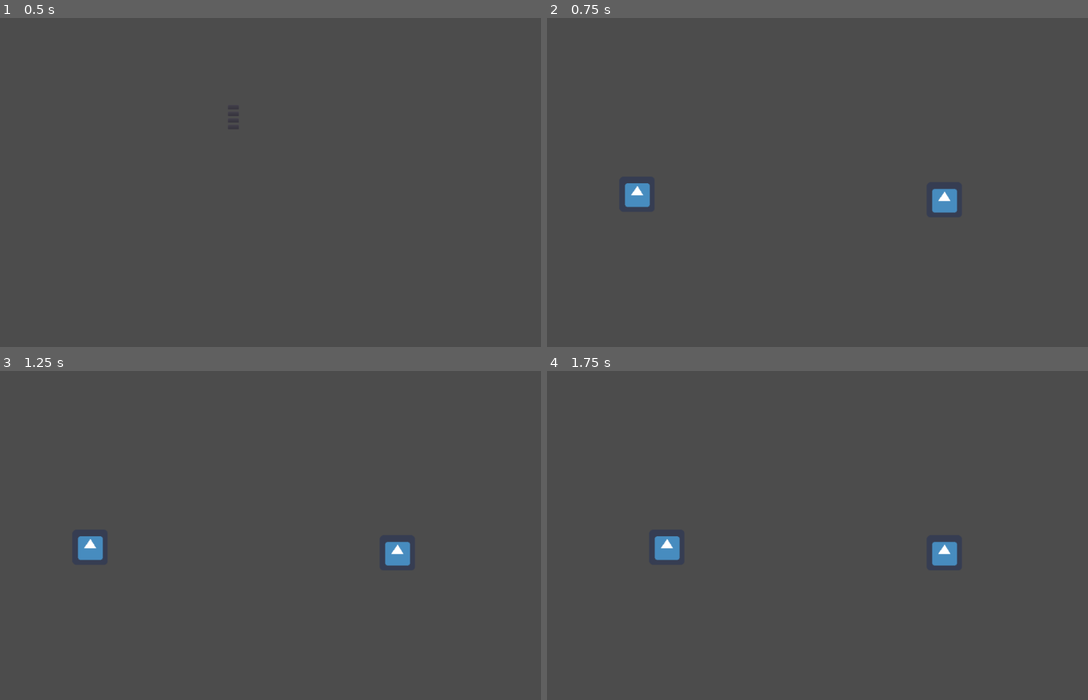
Above: before the commit, frames 1-4 (two rows, left to right).
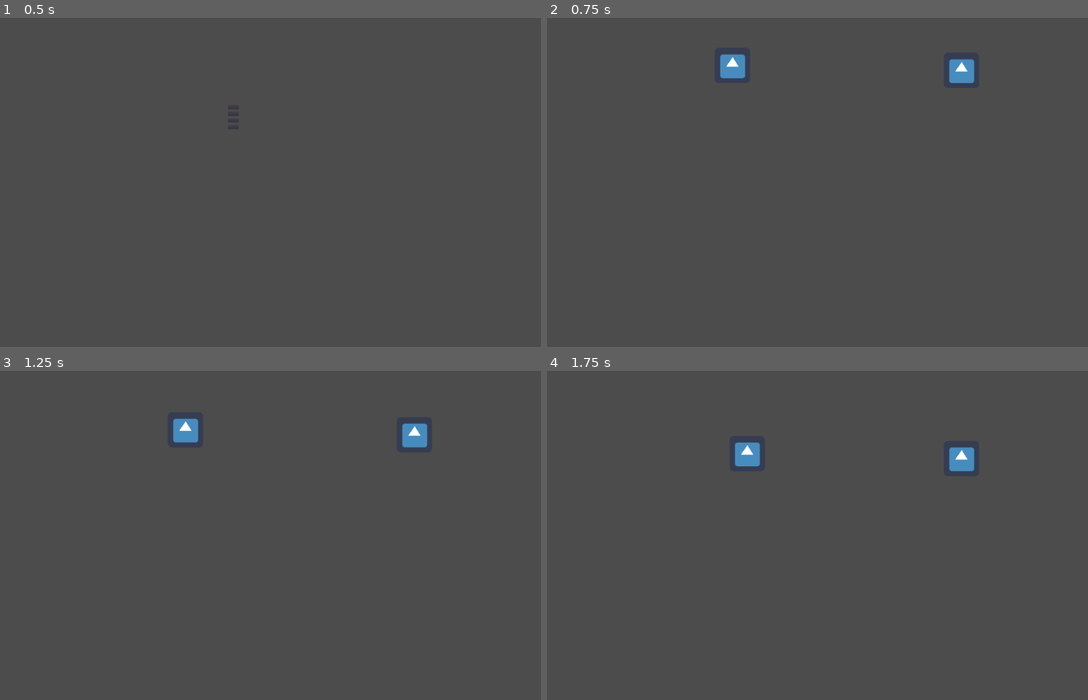
Above: after the commit, the same moments.

Repository: DandyGames/LudumDare48
Game: Godot game, scene res://Scenes/Menu/MainMenu.tscn
Same seed, same stepped clock (60 frames per second), same inputs: the game is played once before the commit and once after it. The engine's default icon, where the game draws it, is replaced by a stand-in: a white triangle on a blue panel in a dark square.
Inputs:
- Up to frame 1 (0.5 s): no input
- Up to frame 2 (0.75 s): click "Start" at 0.5 s
- Up to frame 3 (1.25 s): no input
- Up to frame 4 (1.75 s): hold D (p0_right) from 1.28 s (still down)

Frame 1 is identical in both runs. In frame 2, 1.4% of the frame differs, in the area x 14-79%, y 10-60%; in frame 3, 1.4%, in the area x 14-79%, y 14-60%; in frame 4, 1.4%.

Commit message:
Player movement refactoring

Diff:
--- /dev/null
+++ b/Scenes/Game/Level0.tscn
@@ -0,0 +1,87 @@
+[gd_scene load_steps=9 format=2]
+
+[ext_resource path="res://Scenes/Game/PauseMenu.tscn" type="PackedScene" id=1]
+[ext_resource path="res://Scenes/UI/Label.tscn" type="PackedScene" id=2]
+[ext_resource path="res://Sounds/Music/livello 1.ogg" type="AudioStream" id=3]
+[ext_resource path="res://Scenes/Game/Player.tscn" type="PackedScene" id=4]
+[ext_resource path="res://Scripts/Game.gd" type="Script" id=5]
+[ext_resource path="res://Scenes/UI/F_MediumFont.tres" type="DynamicFont" id=6]
+
+[sub_resource type="GDScript" id=1]
+script/source = "extends GridContainer
+func _ready():
+	self.set_position(Vector2(self.rect_size.x/-2, self.rect_size.y/-2))
+"
+
+[sub_resource type="RectangleShape2D" id=2]
+extents = Vector2( 10, 6.03308 )
+
+[node name="Game" type="Control"]
+anchor_right = 1.0
+anchor_bottom = 1.0
+rect_clip_content = true
+script = ExtResource( 5 )
+__meta__ = {
+"_edit_use_anchors_": false
+}
+PauseMenu = ExtResource( 1 )
+PlayerBaseSpeed = 300
+LevelBGM = ExtResource( 3 )
+
+[node name="Interface" type="GridContainer" parent="."]
+anchor_left = 0.5
+anchor_top = 0.5
+anchor_right = 0.5
+anchor_bottom = 0.5
+margin_left = -512.0
+margin_top = -300.0
+margin_right = -171.0
+margin_bottom = -108.0
+script = SubResource( 1 )
+__meta__ = {
+"_edit_use_anchors_": false
+}
+
+[node name="Label" parent="Interface" instance=ExtResource( 2 )]
+margin_right = 341.0
+margin_bottom = 192.0
+text = "Player 1: WASD
+Player 2: Arrows
+Pause Menu: Esc"
+customfont = ExtResource( 6 )
+
+[node name="Player0" parent="." instance=ExtResource( 4 )]
+position = Vector2( 336.026, 84.8724 )
+
+[node name="Player1" parent="." instance=ExtResource( 4 )]
+position = Vector2( 751.096, 93.7039 )
+IsPlayer0 = false
+
+[node name="BGM" type="AudioStreamPlayer" parent="."]
+stream = ExtResource( 3 )
+volume_db = -20.0
+
+[node name="Sprite" type="StaticBody2D" parent="."]
+position = Vector2( 470.962, 508.966 )
+
+[node name="CollisionShape2D" type="CollisionShape2D" parent="Sprite"]
+position = Vector2( -2.37439, 84.4217 )
+scale = Vector2( 100, 1 )
+shape = SubResource( 2 )
+
+[node name="CollisionShape2D2" type="CollisionShape2D" parent="Sprite"]
+position = Vector2( 15.4597, -505.413 )
+scale = Vector2( 100, 1 )
+shape = SubResource( 2 )
+
+[node name="CollisionShape2D3" type="CollisionShape2D" parent="Sprite"]
+position = Vector2( -463.518, -34.7231 )
+rotation = 1.56031
+scale = Vector2( 100, 1 )
+shape = SubResource( 2 )
+
+[node name="CollisionShape2D4" type="CollisionShape2D" parent="Sprite"]
+position = Vector2( 550.836, -67.6859 )
+rotation = 1.56031
+scale = Vector2( 100, 1 )
+shape = SubResource( 2 )
--- a/Scenes/Game/Player.tscn
+++ b/Scenes/Game/Player.tscn
@@ -1,11 +1,17 @@
-[gd_scene load_steps=3 format=2]
+[gd_scene load_steps=6 format=2]
 
 [ext_resource path="res://Images/Sprites/PlayerSprite.tres" type="SpriteFrames" id=1]
+[ext_resource path="res://Scripts/Player.gd" type="Script" id=2]
+[ext_resource path="res://Scenes/UI/Label.tscn" type="PackedScene" id=3]
+[ext_resource path="res://Scenes/UI/F_SmallFont.tres" type="DynamicFont" id=4]
 
-[sub_resource type="RectangleShape2D" id=1]
-extents = Vector2( 31.9969, 31.983 )
+[sub_resource type="CapsuleShape2D" id=1]
+radius = 25.6145
+height = 10.2801
 
-[node name="KinematicBody2D" type="KinematicBody2D"]
+[node name="RigidBody2D" type="RigidBody2D"]
+mode = 2
+script = ExtResource( 2 )
 
 [node name="AnimatedSprite" type="AnimatedSprite" parent="."]
 frames = ExtResource( 1 )
@@ -13,3 +19,11 @@
 
 [node name="CollisionShape2D" type="CollisionShape2D" parent="."]
 shape = SubResource( 1 )
+
+[node name="Name" parent="." instance=ExtResource( 3 )]
+margin_top = -96.0
+margin_bottom = -15.0
+text = "ID"
+valign = 0
+customfont = ExtResource( 4 )
+offset = Vector2( 0, -60 )
--- a/Scripts/Game.gd
+++ b/Scripts/Game.gd
@@ -1,10 +1,15 @@
 extends Control
 export (PackedScene) var PauseMenu
-export var PlayerBaseSpeed = 100
+export var PlayerBaseSpeed = 60
+export var LevelID = 0
+export (AudioStream) var LevelBGM
 var canpause = true
 var p0_mov = Vector2(0, 0)
 var p1_mov = Vector2(0, 0)
 func _ready():
+	get_node("BGM").stream = LevelBGM
+	get_node("BGM").play()
+	NextLevel()
 	pass
 
 func GeneralInput():
@@ -13,34 +18,37 @@
 		var pausemenu = PauseMenu.instance()
 		get_node("Interface").add_child(pausemenu)
 
-func MovPlayers():
-	var speed = get_process_delta_time()*PlayerBaseSpeed
-	#get_node("Player0").position += p0_mov*speed
-	#get_node("Player1").position += p1_mov*speed
-	get_node("Player0").move_and_collide(p0_mov*speed)
-	get_node("Player1").move_and_collide(p1_mov*speed)
+func MovPlayers(delta):
+	var speed = delta*PlayerBaseSpeed
+	get_node("Player0").apply_impulse(Vector2(0,0),p0_mov*speed)#move_and_collide(p0_mov*speed)
+	get_node("Player1").apply_impulse(Vector2(0,0),p1_mov*speed)#move_and_collide(p1_mov*speed)
 
-func HandlePlayerMov():
+func HandlePlayerInput():
 	p0_mov = Vector2(0, 0)
 	p1_mov = Vector2(0, 0)
 	if Input.is_action_pressed("p0_right"):
 		p0_mov += Vector2(1, 0)
-	if Input.is_action_pressed("p0_down"):
-		p0_mov += Vector2(0, 1)
+	#if Input.is_action_pressed("p0_down"):
+	#	p0_mov += Vector2(0, 1)
 	if Input.is_action_pressed("p0_left"):
 		p0_mov += Vector2(-1, 0)
 	if Input.is_action_pressed("p0_up"):
-		p0_mov += Vector2(0, -1)
+		p0_mov += Vector2(0, -5)
 	if Input.is_action_pressed("p1_right"):
 		p1_mov += Vector2(1, 0)
-	if Input.is_action_pressed("p1_down"):
-		p1_mov += Vector2(0, 1)
+	#if Input.is_action_pressed("p1_down"):
+	#	p1_mov += Vector2(0, 1)
 	if Input.is_action_pressed("p1_left"):
 		p1_mov += Vector2(-1, 0)
 	if Input.is_action_pressed("p1_up"):
-		p1_mov += Vector2(0, -1)
+		p1_mov += Vector2(0, -5)
+
+func NextLevel():
+	#change level based on the LevelID
+	#get_tree().change_scene("res://Scenes/Game/Scene.tscn")
+	pass
 
 func _process(delta):
 	GeneralInput()
-	HandlePlayerMov()
-	MovPlayers()
+	HandlePlayerInput()
+	MovPlayers(delta)
--- a/Scripts/Label.gd
+++ b/Scripts/Label.gd
@@ -1,7 +1,7 @@
 extends Label
 export (Font) var customfont
-
+export (Vector2) var offset
 func _ready():
 	if customfont != null:
 		self.add_font_override("font",customfont)
-	self.set_position(Vector2(self.rect_size.x/-2, 0))
+	self.set_position(Vector2(self.rect_size.x/-2, 0)+offset)
--- a/Scripts/MainMenu.gd
+++ b/Scripts/MainMenu.gd
@@ -1,6 +1,12 @@
 extends Control
+func _ready():
+	#String get_name() const
+	#Return the name of the host OS. Possible values are: "Android", "BlackBerry 10", "Flash", "Haiku", "iOS", "HTML5", "OSX", "Server", "Windows", "WinRT", "X11"
+	if OS.get_name() == "HTML5":
+		get_node("MenuGrid/ButtonQuit").hide()
+	#OS.set_window_title("You are a pirate!")
 func _on_ButtonStart_pressed():
-	get_tree().change_scene("res://Scenes/Game/Game.tscn")
+	get_tree().change_scene("res://Scenes/Game/Level0.tscn")
 
 func _on_ButtonOptions_pressed():
 	get_tree().change_scene("res://Scenes/Menu/Options.tscn")
--- a/Scripts/PauseMenu.gd
+++ b/Scripts/PauseMenu.gd
@@ -1,4 +1,7 @@
 extends Control
+func _ready():
+	if OS.get_name() == "HTML5":
+		get_node("GridContainer/ButtonQuit").hide()
 func _on_BackButton_pressed():
 	get_tree().change_scene("res://Scenes/Menu/MainMenu.tscn")
 
--- /dev/null
+++ b/Scripts/Player.gd
@@ -0,0 +1,7 @@
+extends RigidBody2D
+export var IsPlayer0 = true
+var id = "Player 1"
+func _ready():
+	if !IsPlayer0:
+		id = "Player 2"
+	get_node("Name").text = id
--- a/project.godot
+++ b/project.godot
@@ -12,6 +12,8 @@
 
 config/name="Ludum Dare 48"
 run/main_scene="res://Scenes/Menu/MainMenu.tscn"
+run/disable_stdout=true
+run/disable_stderr=true
 config/icon="res://icon.png"
 
 [input]
Not shown, added: Sounds/Music/bo coso di dandy.ogg.import
Not shown, added: Sounds/Music/livello 1.ogg.import
Not shown, added: Sounds/Music/livello 2.ogg.import
Not shown, added: Sounds/Music/bo coso di dandy.ogg
Not shown, added: Sounds/Music/livello 1.ogg
Not shown, added: Sounds/Music/livello 2.ogg
